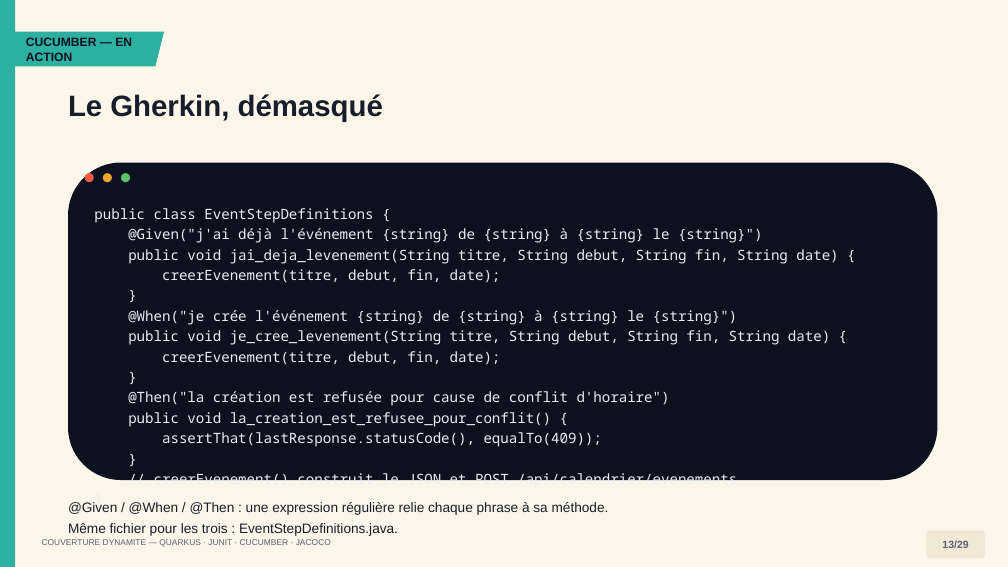
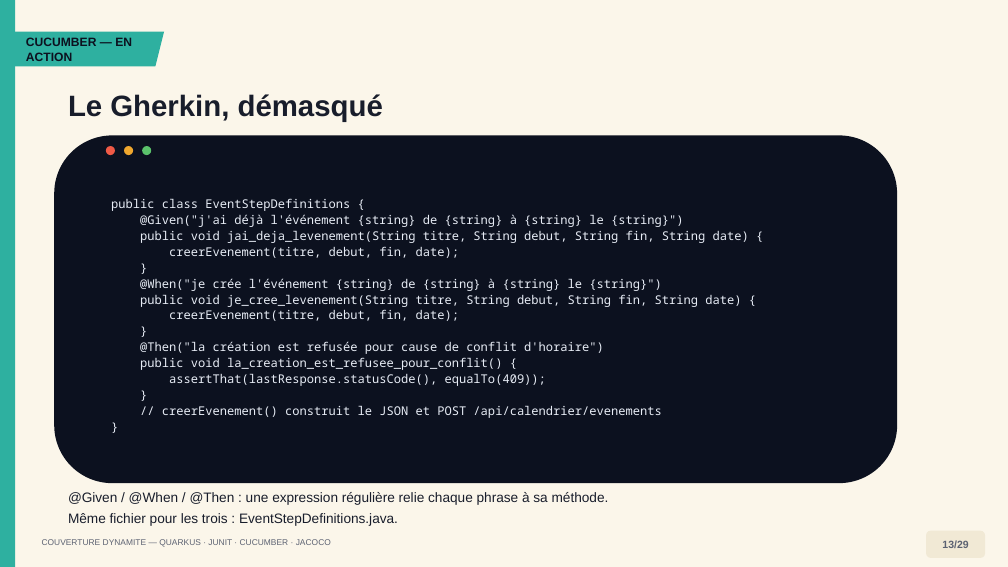
Before and after one commit to sidevconcept/couverture-junit-cucumber-jacoco, a slide deck: slide 13 of presentation/couverture-code-conference-dynamite.pptx. Drawn at 1008x567 pixels with LibreOffice and Linux fonts; fonts in the diff are those of the drawing. Boxes give left, top, right and bottom in pixels: in the first picture for what was removed or moved away, otherwise in the second. Text is boxed around its words. In the diff, an @@ line names an element or a change of style, - is before the commit and + after.

Commit message:
docs : add slide gherkin

```diff
--- a/presentation/couverture-code-conference-dynamite.pptx
+++ b/presentation/couverture-code-conference-dynamite.pptx
@@ rounded rectangle resized from (x1=68, y1=163, x2=938, y2=480) to (x1=54, y1=135, x2=898, y2=483) @@
@@ 3 ellipses moved together from (x1=85, y1=173, x2=130, y2=182) to (x1=106, y1=146, x2=151, y2=155) @@
@@ text "public class EventStepDefinitions {" moved from (x1=94, y1=208, x2=838, y2=488) to (x1=111, y1=198, x2=749, y2=418) @@
@@ text "public class EventStepDefinitions {" at (x1=111, y1=198, x2=749, y2=418): size 13.5 to 11.5 pt; line spacing 1.2 to 1.1 @@
@@ text "@Given / @When / @Then ..." moved from (x1=68, y1=502, x2=609, y2=536) to (x1=68, y1=492, x2=609, y2=526) @@
```
